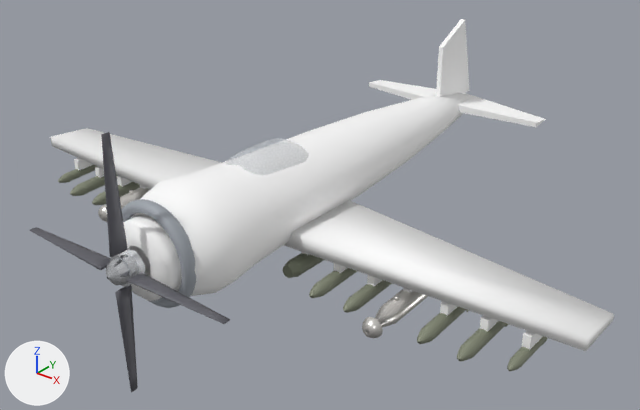
The glTF model assets/us/aircraft/a1_skyraider.glb: old version first, new version second.
Before and after are seen from a 50 mm camera at (11.04, -9.07, 8.04) aimed at (0.11, 4.59, -0.43). Every picture has the same lights, and +X, +Y and +Z are marked at lower left. The older version comes first. Where no turn or scale is listed for an object, it has been applied to the vertices.

The first picture shows 'A1_Propeller', 'A1_Skyraider_Body', 'Ord_R1_RocketPod', 'Ord_R2_Mk82', 'Ord_R3_Mk82', 'Ord_R4_Napalm', 'Ord_R5_Mk82', 'Ord_R6_Mk82' and 5 more.
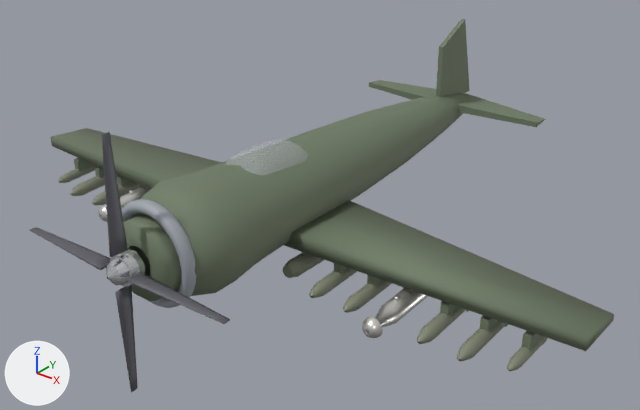
The newer file is also turned or shifted as a whole; pictures and numbers use the older file's frame.

Boxes [x1, y1, x2, y2] around the edits, measured in the pictures (640 x 410 px):
'A1_Skyraider_Body', recoloured: [51, 19, 614, 351] in both

The edits, one by one:
Material 'A1_VietnamCamo' (mat_a1_vietnamcamo) changes colour from white #ffffff to greyish green #6f7c65; in linear values from (1.0, 1.0, 1.0) to (0.16, 0.2, 0.13).
